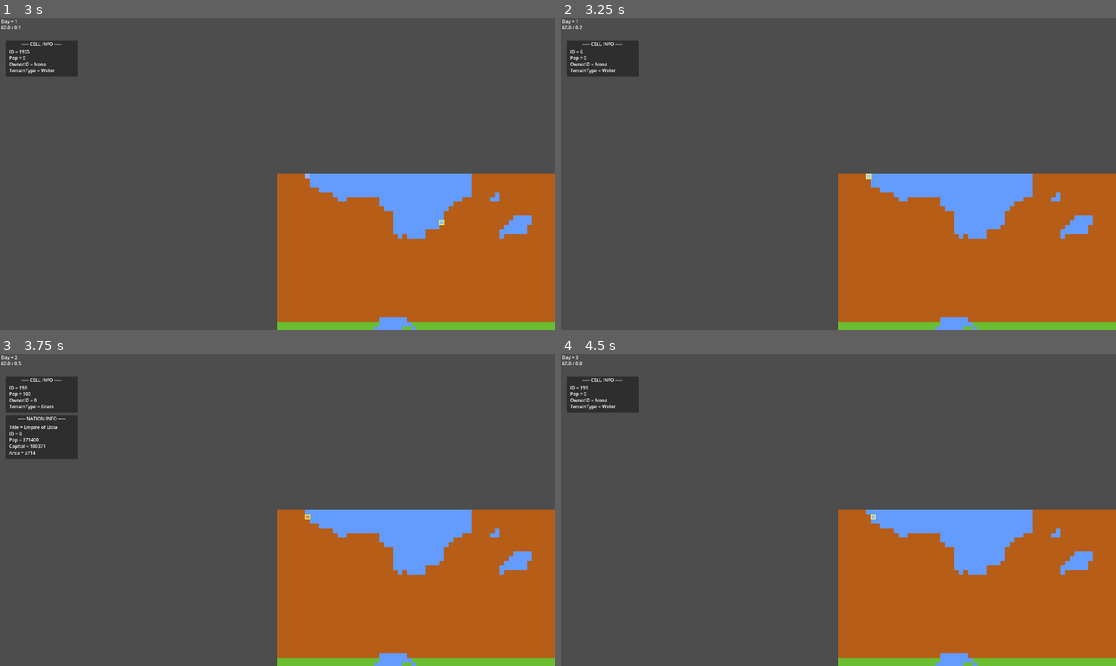
Above: before the commit, frames 1-4 (two rows, left to right).
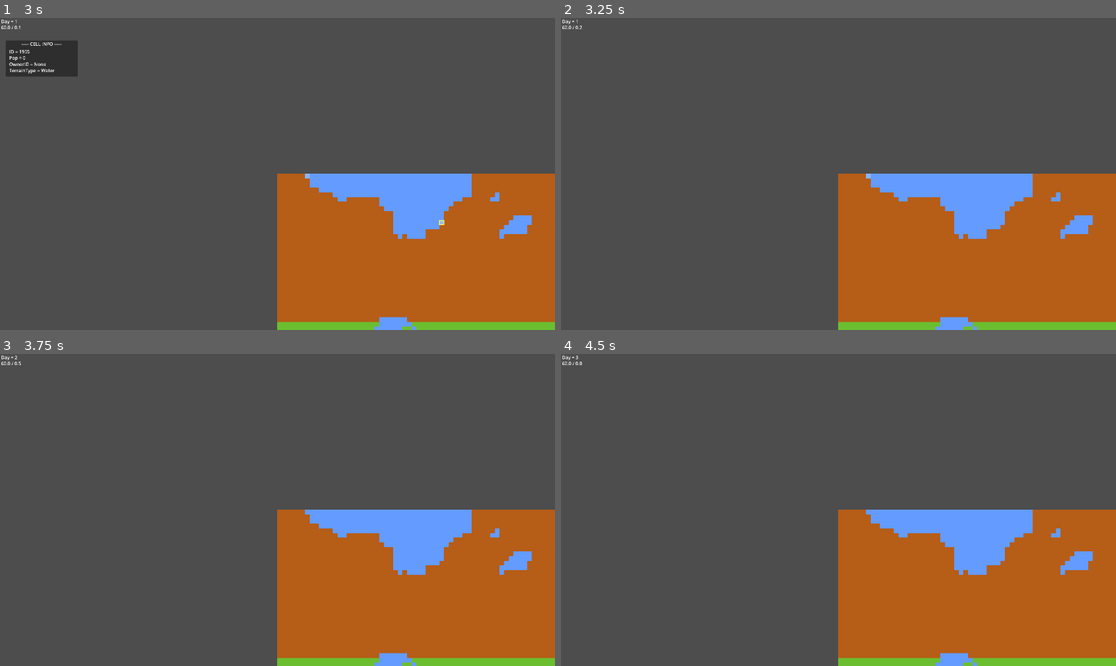
Above: after the commit, the same moments.

Repository: PowerThePowerfullest64/UntitledMapGame
Game: Godot game, scene res://main.tscn
Same seed, same stepped clock (60 frames per second), same inputs: the game is played once before the commit and once after it.
Inputs (mouse positions are in pixels of both pictures, inside the frame that each line leads up to):
- Up to frame 1 (3 s): tap Enter at 0.5, 2 s; move the mouse to (249, 236) at 0.52 s; hold Up (cell_up) 0.53-2.03 s; click (249, 236) at 0.6 s; tap Space (toggle_pause) at 1.25, 2.75 s; move the mouse to (444, 220) at 1.27 s; tap T (change_cell_owner) at 1.35 s; click (444, 220) at 1.55 s; move the mouse to (111, 127) at 2.02 s; hold Left (cell_left) from 2.03 s (still down); click (111, 127) at 2.1 s; move the mouse to (305, 174) at 2.77 s; tap 1 (speed1) at 2.85 s
- Up to frame 2 (3.25 s): keep holding Left (cell_left); click (866, 174) at 3.05 s
- Up to frame 3 (3.75 s): tap Enter at 3.5 s; move the mouse to (194, 432) at 3.52 s; release Left (cell_left) at 3.53 s; hold Down (cell_down) from 3.53 s (still down); tap 2 (speed2) at 3.6 s
- Up to frame 4 (4.5 s): click (755, 432) at 3.8 s; tap Space (toggle_pause) at 4.25 s; move the mouse to (960, 494) at 4.27 s; release Down (cell_down) at 4.28 s; hold Right (cell_right) from 4.28 s (still down); tap 3 (speed3) at 4.35 s

Frame 1 is identical in both runs. In frame 2, 1.4% of the frame differs, in the area x 1-56%, y 7-52%; in frame 3, 3.2%, in the area x 1-56%, y 7-54%; in frame 4, 1.4%.

Commit message:
Deselect on not Ownable Clicked

Diff:
--- a/Scripts/Components/selector_component.gd
+++ b/Scripts/Components/selector_component.gd
@@ -30,6 +30,23 @@
 
 	queue_redraw()
 
+func select_cell(id: int) -> void:
+	if is_cell_selected:
+		var previous_selected_id: int = MapManager.pos_to_idx(selected_cell_pos)
+		MapManager.selected[previous_selected_id] = 0
+
+	MapManager.selected[id] = 1
+	selected_cell_pos = MapManager.idx_to_pos(id)
+	selected_cell_id = id
+	is_cell_selected = true
+	selected_cell.emit(selected_cell_id)
+
+func deselect_cell(id: int) -> void:
+	MapManager.selected[id] = 0
+	is_cell_selected = false
+	selected_cell_id = -1
+	selected_cell.emit(selected_cell_id)
+
 func update_cell_selecting() -> void:
 	if input_component.select_pressed:
 		var cell_pos: Vector2i = MapManager.to_map_pos(get_global_mouse_position())
@@ -40,22 +57,16 @@
 
 		var id: int = MapManager.pos_to_idx(cell_pos)
 
-		if cell_pos == selected_cell_pos and is_cell_selected:
-			MapManager.selected[id] = 0
-			is_cell_selected = false
-			selected_cell_id = -1
-			selected_cell.emit(selected_cell_id)
+		if is_cell_selected and id == selected_cell_id:
+			deselect_cell(id)
 			return
 
-		if is_cell_selected:
-			var previous_selected_id: int = MapManager.pos_to_idx(selected_cell_pos)
-			MapManager.selected[previous_selected_id] = 0
+		if not MapManager.ownable[MapManager.terrain_type[id]]:
+			if is_cell_selected:
+				deselect_cell(selected_cell_id)
+			return
 
-		MapManager.selected[id] = 1
-		selected_cell_pos = cell_pos
-		selected_cell_id = id
-		is_cell_selected = true
-		selected_cell.emit(selected_cell_id)
+		select_cell(id)
 
 func update_cell_moving() -> void:
 	var cell_move: Vector2i = Vector2i.ZERO
@@ -69,13 +80,7 @@
 	if not is_cell_selected or cell_move == Vector2i.ZERO or not MapManager.within_bounds(new_cell_pos):
 		return
 
-	var previous_id: int = MapManager.pos_to_idx(selected_cell_pos)
-	MapManager.selected[previous_id] = 0
-
-	selected_cell_pos = new_cell_pos
-	selected_cell_id = MapManager.pos_to_idx(new_cell_pos)
-	MapManager.selected[selected_cell_id] = 1
-	selected_cell.emit(selected_cell_id)
+	select_cell(MapManager.pos_to_idx(new_cell_pos))
 
 func update_cell_transfer() -> void:
 	if input_component.transfer_cell_pressed:
